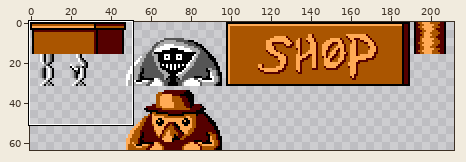
Sprite sheet, stored at assets/bitmaps/decorations.png. The first picture is a wide view before the edit; the outline marks the close-up.
Close-up. Earlier state:
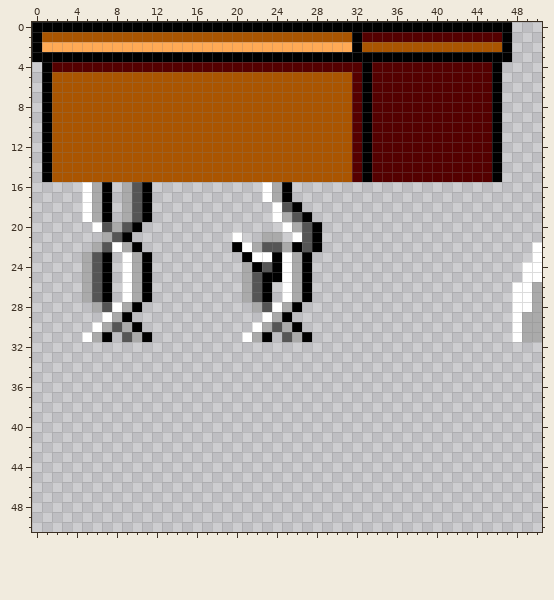
The file is 256x64 pixels. Shown: x 0..50, y 0..50. The wide view leaves out empty margins.
Now the later version:
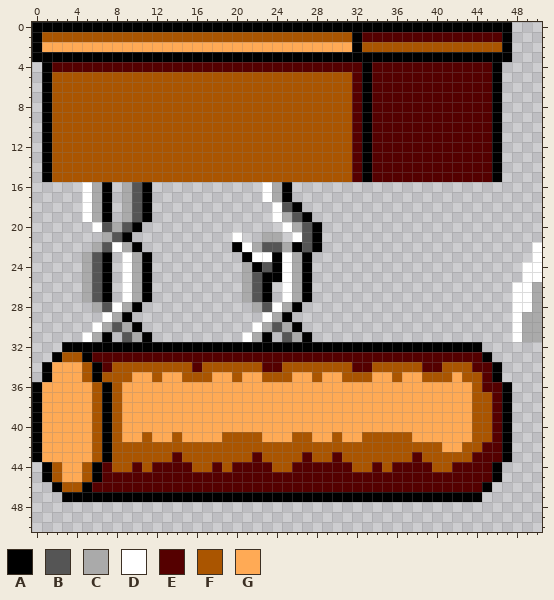
Palette (. is transparent): A #000000  B #555555  C #aaaaaa  D #ffffff  E #550000  F #aa5500  G #ffaa55
The edit:
The edit adds colour A in row 32 at x 3 to 44; in row 33 at x 2, 5 and 45; in rows 34 to 35 at x 1, 6 and 46; in rows 36 to 43 at x 0, 7 and 47; in rows 44 to 45 at x 1, 6 and 46; in row 46 at x 2, 5 and 45.
The edit adds colour A in row 47 at x 3 to 44.
The edit adds colour E in row 33 at x 6 to 44; in row 34 at x 7, 16, 23 to 24, 32 to 33, 39 to 40 and 44 to 45; in row 35 at x 45; in row 36 at x 45 to 46; in rows 37 to 41 at x 46; in row 42 at x 45 to 46.
The edit adds colour E in row 43 at x 14, 22, 27, 30, 38 and 44 to 46; in row 44 at x 7, 10, 12 to 15, 18, 20 to 23, 26 to 31, 34, 36 to 39 and 42 to 45; in row 45 at x 7 to 45; in row 46 at x 6 to 44.
The edit adds colour F in row 33 at x 3 to 4; in row 34 at x 5, 8 to 15, 17 to 22, 25 to 31, 34 to 38 and 41 to 43; in row 35 at x 5, 7 to 9, 12, 15 to 17, 20, 23 to 25, 28, 31 to 33, 36, 39 to 41 and 43 to 44; in row 36 at x 6, 8 and 44; in rows 37 to 40 at x 6, 8 and 44 to 45; in row 41 at x 6, 8, 11, 14, 19 to 22, 26 to 27, 30, 33 to 37 and 44 to 45.
The edit adds colour F in row 42 at x 6, 8 to 40 and 43 to 44; in row 43 at x 6, 8 to 13, 15 to 21, 23 to 26, 28 to 29, 31 to 37 and 39 to 43; in row 44 at x 2, 5, 8 to 9, 11, 16 to 17, 19, 24 to 25, 32 to 33, 35 and 40 to 41; in row 45 at x 2 and 5; in row 46 at x 3 to 4.
The edit adds colour G in row 34 at x 2 to 4; in row 35 at x 2 to 4, 10 to 11, 13 to 14, 18 to 19, 21 to 22, 26 to 27, 29 to 30, 34 to 35, 37 to 38 and 42; in rows 36 to 40 at x 1 to 5 and 9 to 43; in row 41 at x 1 to 5, 9 to 10, 12 to 13, 15 to 18, 23 to 25, 28 to 29, 31 to 32 and 38 to 43; in row 42 at x 1 to 5 and 41 to 42; in row 43 at x 1 to 5.
The edit adds colour G in rows 44 to 45 at x 3 to 4.
Changed places in both close-ups, as pixel boxes (x1, y1, x2, y2):
added: (32, 342, 512, 502)
